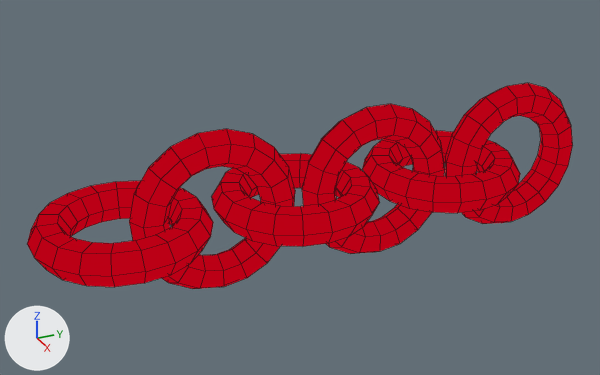
A saved change to the Blender file levels/bitdw/cain.blend.
The view is the same before and after, from a 50 mm camera at (139.2, -26.4, 71.4) aimed at (-3.0, 37.6, 0.3). The lights are fixed; the arrows at lower left show +X, +Y and +Z. Mesh edges are drawn as thin lines.

Script lines for the objects in view, before the commit:
```python
me_skinnned_mesh = bpy.data.meshes.new('skinnned-mesh')
me_skinnned_mesh.from_pydata(...)  # a torus around z (ring radius 13.2, tube radius 3.8) spanning x -16.7..17.0, y -16.9..16.9, z -3.3..3.3; a torus around x (ring radius 13.2, tube radius 3.8) spanning x -3.3..3.3, y 1.4..35.2, z -17.0..16.7; a torus around z (ring radius 13.2, tube radius 3.8) spanning x -16.7..17.0, y 18.4..52.2, z -3.3..3.3; a torus around x (ring radius 13.2, tube radius 3.8) spanning x -3.3..3.3, y 36.7..70.5, z -17.0..16.7; a torus around z (ring radius 13.2, tube radius 3.8) spanning x -16.7..17.0, y 52.8..86.6, z -3.3..3.3; a torus around x (ring radius 13.2, tube radius 3.8) spanning x -3.3..3.3, y 71.1..105.0, z -17.0..16.7
me_skinnned_mesh.materials.append(mat_f3d_material)
ob_skinned = bpy.data.objects.new('skinned', me_skinnned_mesh)
ob_skinned.location = (0.0, 0.0, 0.0)
```
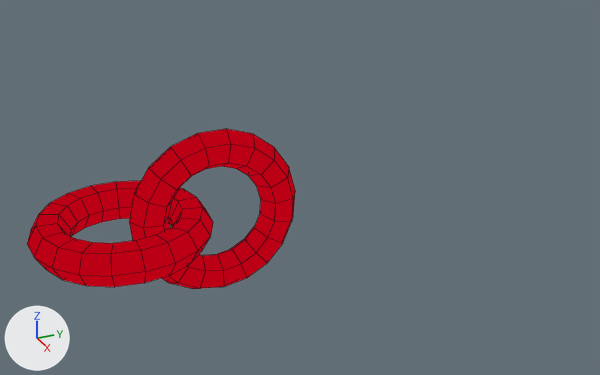
Where the newer file only moved an object's origin or applied its transform, the numbers keep the older frame.

Pixel boxes (x1, y1, x2, y2) of what changed, in the pictures (600 x 375 px):
'skinned', reshaped (51% narrower, 22% shorter): before (27, 83, 573, 289); after (27, 129, 295, 289)
part 1 of me_skinnned_mesh, deleted (red): before (362, 131, 520, 213)
part 2 of me_skinnned_mesh, deleted (red): before (445, 83, 573, 224)
part 3 of me_skinnned_mesh, deleted (red): before (211, 154, 380, 246)
part 4 of me_skinnned_mesh, deleted (red): before (302, 104, 445, 254)

The edits, one by one:
me_skinnned_mesh has 684 vertices, 684 faces and spans x -16.7..17.0, y -16.9..105.0, z -17.0..16.7.
me_skinnned_mesh is used by ob_skinned; location (0.0, 0.0, 0.0).
me_skinnned_mesh part 1: the loose piece of 114 vertices spanning x -16.7..17.0, y 52.8..86.6, z -3.3..3.3 is deleted.
me_skinnned_mesh part 2: the loose piece of 114 vertices spanning x -3.3..3.3, y 71.1..105.0, z -17.0..16.7 is deleted.
me_skinnned_mesh part 3: the loose piece of 114 vertices spanning x -16.7..17.0, y 18.4..52.2, z -3.3..3.3 is deleted.
me_skinnned_mesh part 4: the loose piece of 114 vertices spanning x -3.3..3.3, y 36.7..70.5, z -17.0..16.7 is deleted.
